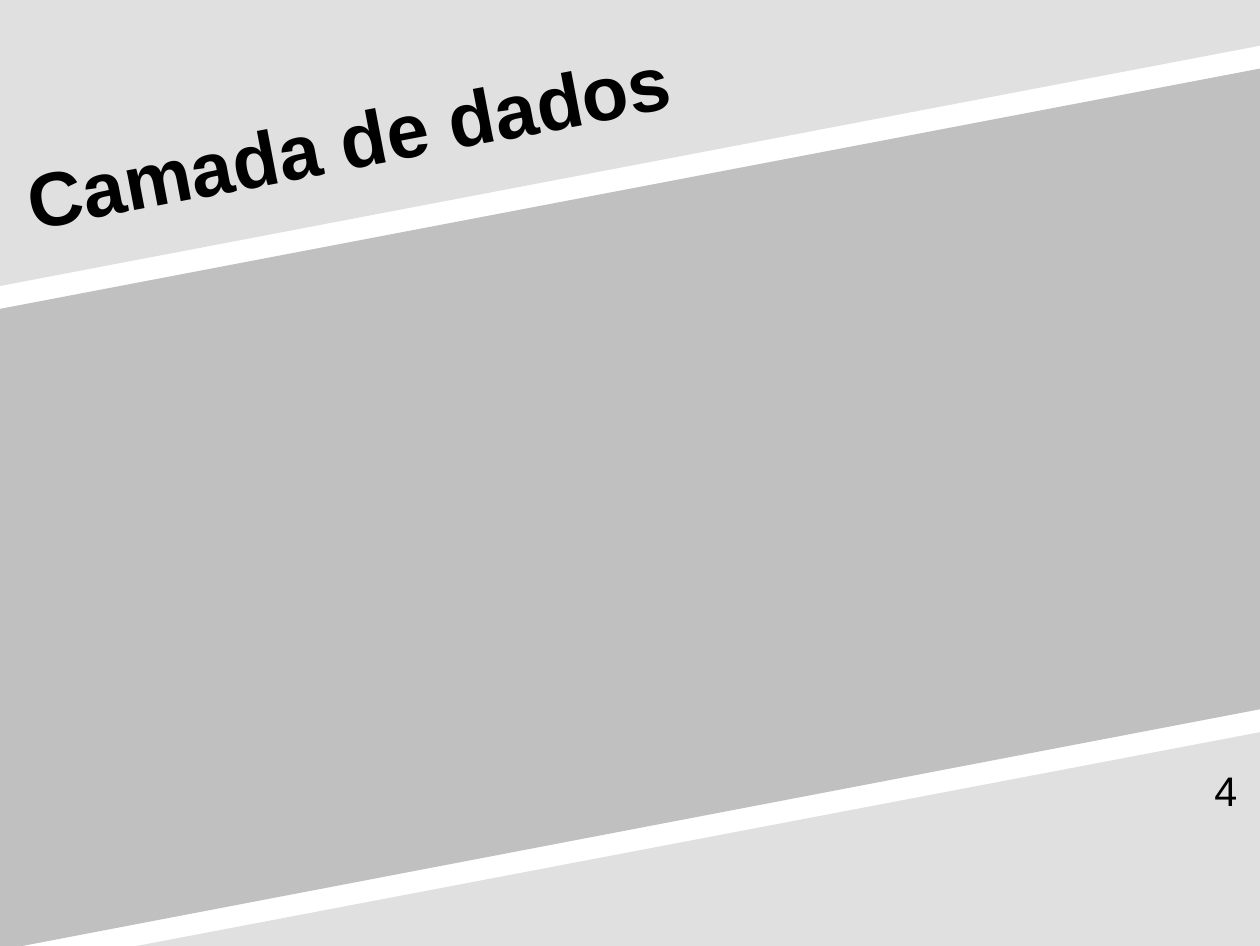
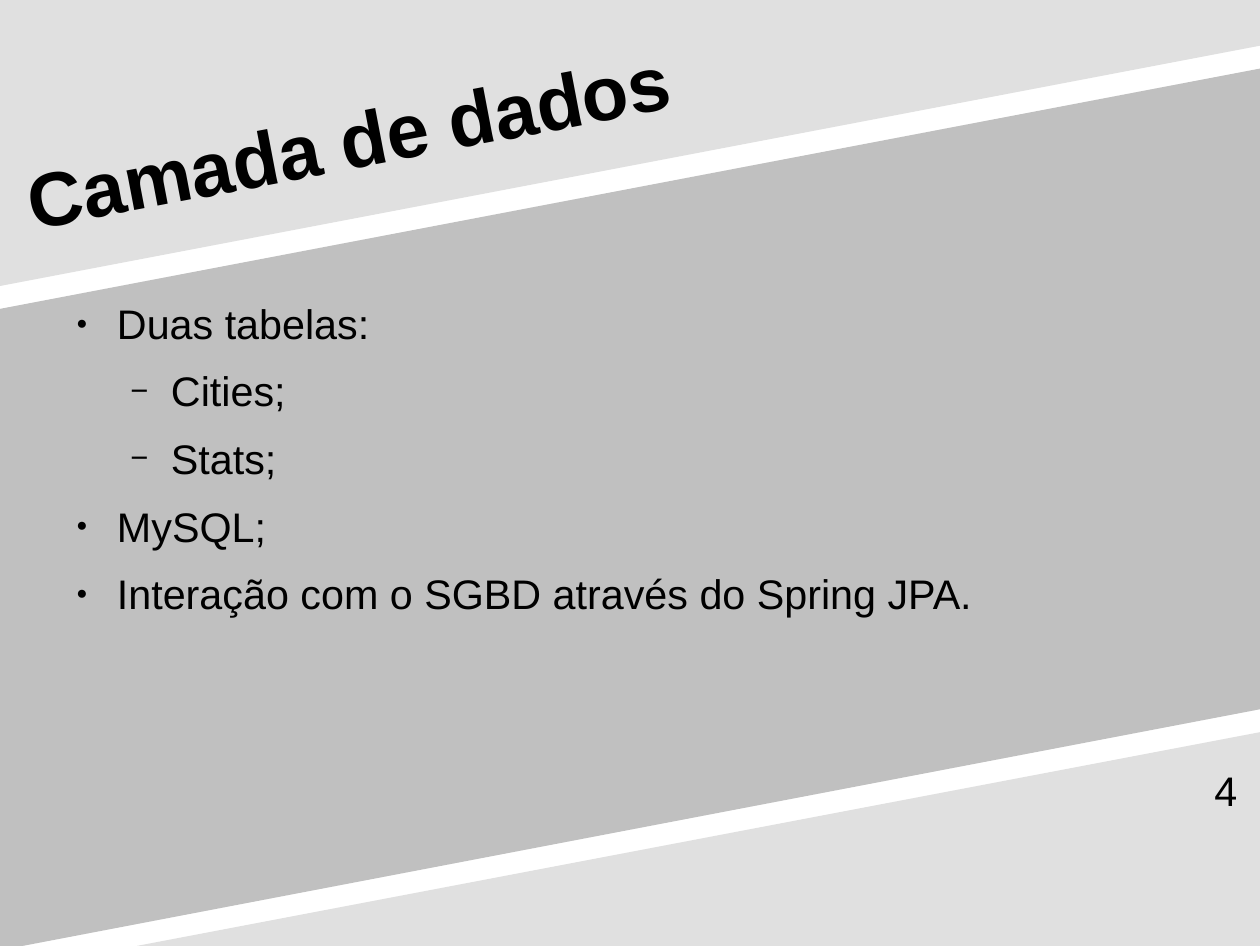
Before and after one commit to detiuaveiro/ies-project, a slide deck: slide 4 of Apresentação.odp. Drawn at 1260x946 pixels with LibreOffice and Linux fonts; fonts in the diff are those of the drawing. Boxes give left, top, right and bottom in pixels: in the first picture for what was removed or moved away, otherwise in the second. Text is boxed around its words. In the diff, an @@ line names an element or a change of style, - is before the commit and + after.

```diff
--- a/Apresentação.odp
+++ b/Apresentação.odp
@@ text added at bbox=[117, 309, 972, 617], 26 pt, text #000000 @@
+● Duas tabelas:
+  − Cities;
+  − Stats;
+● MySQL;
+● Interação com o SGBD através do Spring JPA.
```
Also in this commit, not shown: 4 other slides changed, 4 slides added, 4 slides removed, 14 other files.
